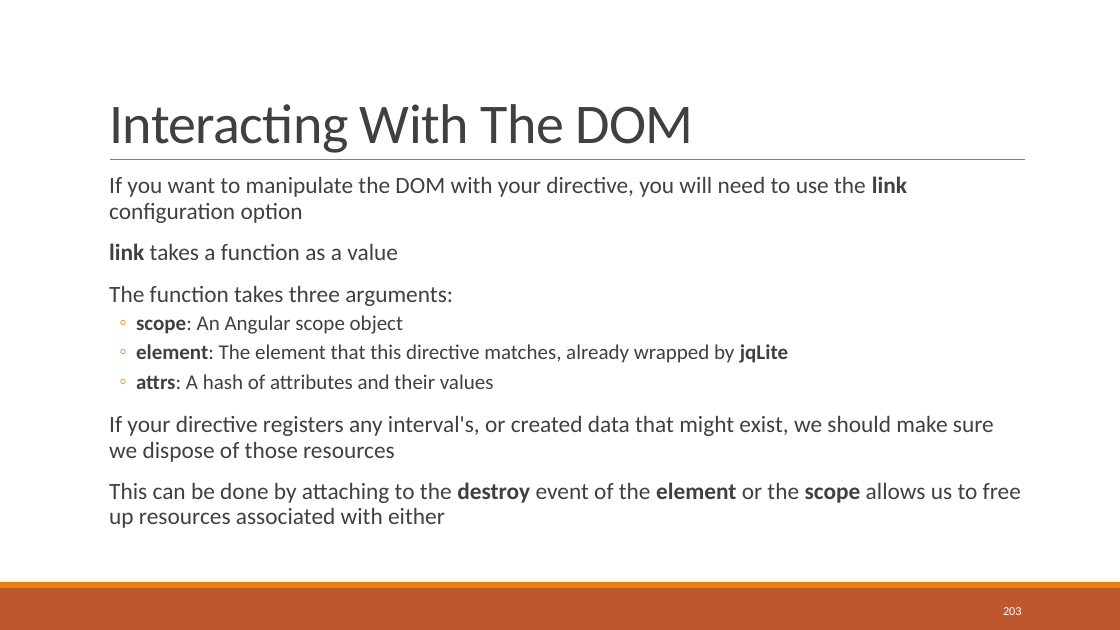
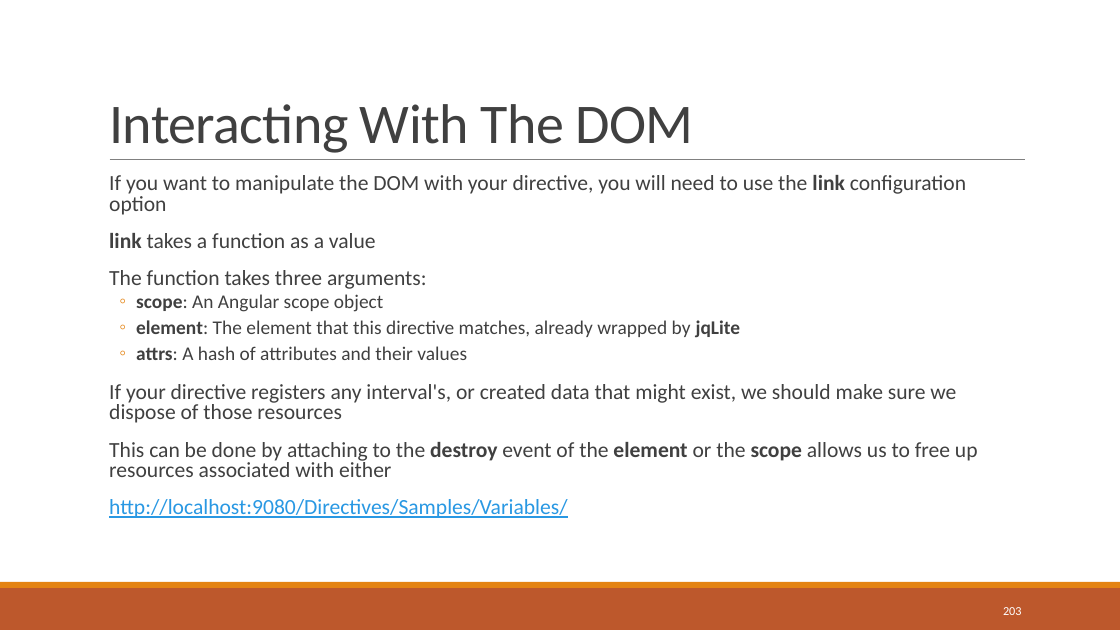
Before and after one commit to sbechtold/angularjs, a slide deck: slide 203 of materials/AngularJS.pptx. Drawn at 1120x630 pixels with LibreOffice and Linux fonts; fonts in the diff are those of the drawing. Boxes give left, top, right and bottom in pixels: in the first picture for what was removed or moved away, otherwise in the second. Text is boxed around its words. In the diff, an @@ line names an element or a change of style, - is before the commit and + after.

Commit message:
Added Exercises and Solutions for Directives

```diff
--- a/materials/AngularJS.pptx
+++ b/materials/AngularJS.pptx
@@ text at (x1=109, y1=175, x2=978, y2=477): size 20 to 18.5 pt in "If you want to manipulate the DOM ...", "link takes a function as a value", "The function takes three arguments:", "If your directive registers any interval's, or ..." and 1 more places; size 18 to 16.6 pt in "scope: An Angular scope object", "element: The element that this directive matches, ...", "attrs: A hash of attributes and their ..."; line spacing 0.9 to 0.8 @@
@@ text at (x1=109, y1=499, x2=567, y2=518): paragraph added @@
+  http://localhost:9080/Directives/Samples/Variables/
```
Also in this commit, not shown: 2 other slides changed, 17 other files.
